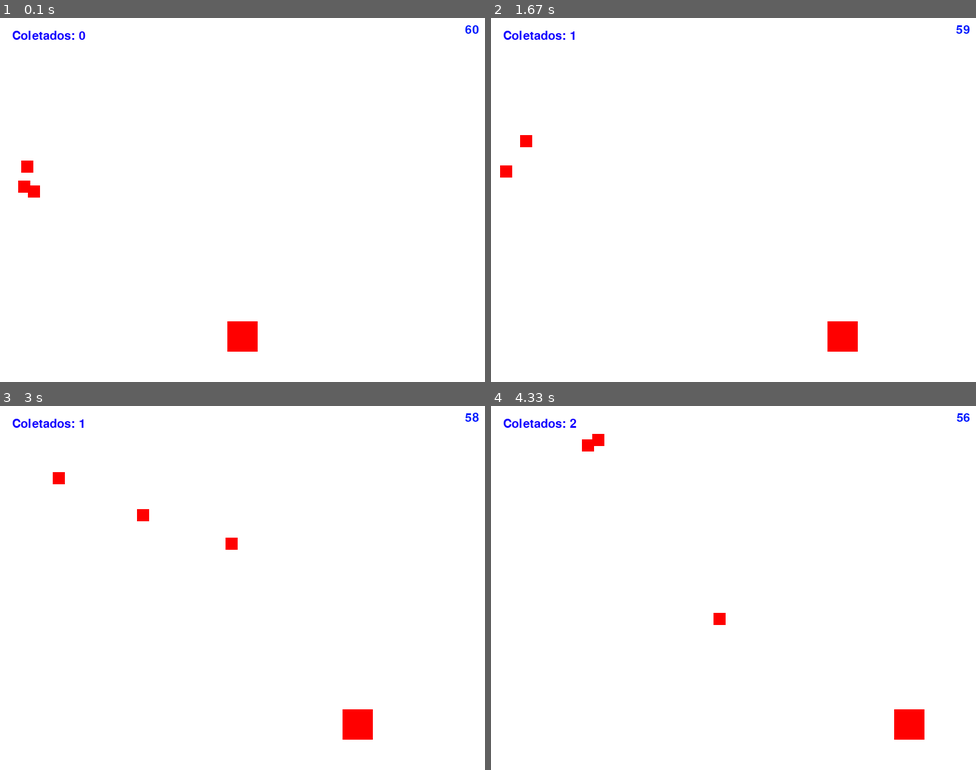
Above: before the commit, frames 1-4 (two rows, left to right).
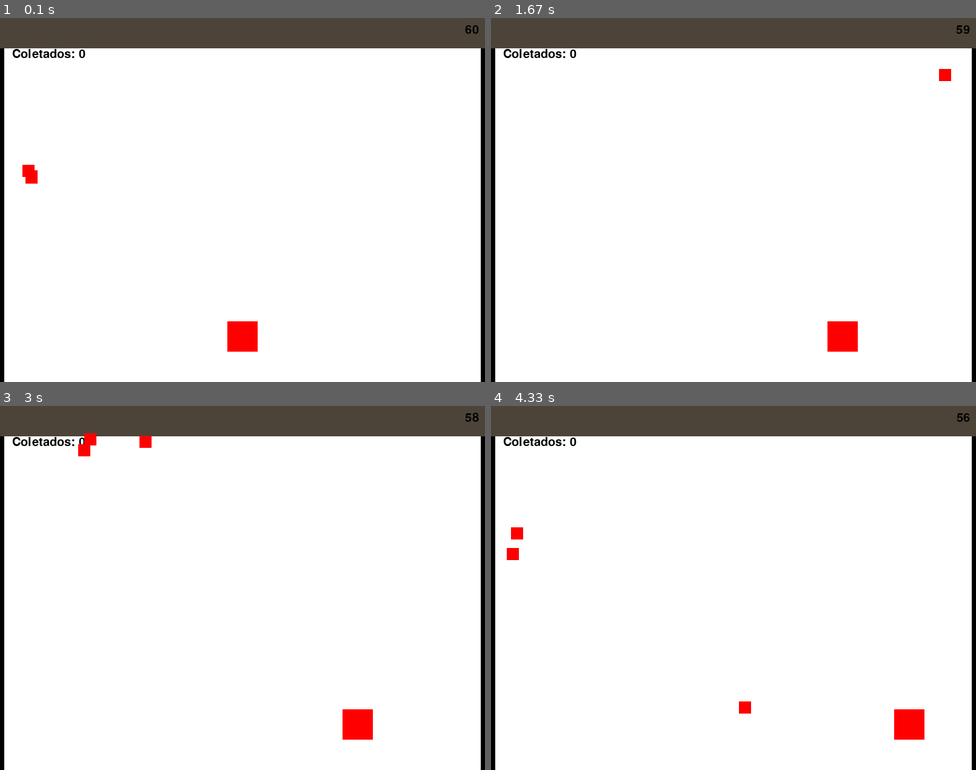
Above: after the commit, the same moments.

Repository: WesleyGCO/Pizza-Panic
Game: pygame game, started from src/main.py
The game is run twice, just before and just after one commit, with the same random seed, the same clock (stepped at 60 frames per second) and the same inputs.
Inputs:
- Up to frame 1 (0.1 s): no input
- Up to frame 2 (1.67 s): hold Right 0.33-0.8 s; hold Right 0.83-1.3 s; hold Left from 1.33 s (still down)
- Up to frame 3 (3 s): release Left at 1.87 s; hold Left 1.9-2.3 s; hold Right 2.33-2.97 s
- Up to frame 4 (4.33 s): hold Left 3-3.47 s; hold Right 3.5-3.97 s; hold Right from 4 s (still down)

The runs differ from the first frame. In frame 1, 10% of the frame differs, in the area x 0-100%, y 0-100%; in frame 2, 10%; in frame 3, 11%; in frame 4, 11%.

Commit message:
Alterando classes para trabalhar com serviços

Diff:
--- a/src/entities/Jogo.py
+++ b/src/entities/Jogo.py
@@ -1,10 +1,14 @@
 import pygame, random
 from entities.ItemRuim import ItemRuim
 from entities.Personagem import Personagem
+from servicos.gerenciamentoItens_servico import GerenciamentoItens_Servico
+from servicos.tempo_servico import Tempo_Servico
+from servicos.jogo_servico import Jogo_Servico
 
 class Jogo:
     def __init__(self):
-        # Configurações da janela
+
+        # Configuraçõe s da janela
         self.screen_width = 800
         self.screen_height = 600
 
@@ -14,18 +18,8 @@
         # Seta o nopme do título
         pygame.display.set_caption("Pizza Panic")
 
-        # Posição do text de contador
-        self.posicao_x_texto = 20
-        self.posicao_y_texto = 50
-
-        # Seta o tempo inicial
-        self.tempo_inicial = 60
-
-        # Seta o clock
-        self.relogio = pygame.time.Clock()
-
-        # Seta o valor da gravidade
-        self.gravidade = 0.20
+        self.jogo_servico = Jogo_Servico()
+        self.configuracao_geral()
 
         # Cria a variável se jogo está rodando ou não
         self.is_running = False
@@ -34,6 +28,9 @@
         # Inicializa o Pygame
         pygame.init()
 
+        self.gerenciamentoItens_servico = GerenciamentoItens_Servico()
+        self.tempo_servico = Tempo_Servico()
+
         # Inicia uma fonte que podemos utilizar dentro do código
         self.fonte = pygame.font.Font(None, 30)
 
@@ -41,9 +38,9 @@
         self.personagem = Personagem(cor=(255, 0, 0), tamanho_x = 50, tamanho_y = 50, velocidade = 5, posicao_x = 375, posicao_y = 500)
 
         # Cria o itemRuim
-        self.itemRuim = ItemRuim(0, 300, random.uniform(5, 10), random.uniform(-5, -15))  # Velocidade horizontal inicial aleatória
-        self.itemRuim2 = ItemRuim(0, 300, random.uniform(5, 10), random.uniform(-5, -15))  # Velocidade horizontal inicial aleatória
-        self.itemRuim3 = ItemRuim(0, 300, random.uniform(5, 10), random.uniform(-5, -15))  # Velocidade horizontal inicial aleatória
+        self.itemRuim = self.gerenciamentoItens_servico.criar_item()
+        self.itemRuim2 = self.gerenciamentoItens_servico.criar_item()
+        self.itemRuim3 = self.gerenciamentoItens_servico.criar_item()
 
         # Variável para controlar a execução do jogo
         self.is_running = True
@@ -74,21 +71,21 @@
 
     def update(self):
         # Verificar colisão entre personagem e item ruim
-        if self.checa_colisao_ruim(self.personagem, self.itemRuim):
+        if self.gerenciamentoItens_servico.checa_colisao(self.personagem, self.itemRuim):
             # Contagem para a coleta de item
             self.personagem.coletar_item(self.itemRuim)
             # Reinicia a posição do item
             self.itemRuim.reinicia()
 
         # Verificar colisão entre personagem e item ruim2
-        if self.checa_colisao_ruim(self.personagem, self.itemRuim2):
+        if self.gerenciamentoItens_servico.checa_colisao(self.personagem, self.itemRuim2):
             # Contagem para a coleta de item
             self.personagem.coletar_item(self.itemRuim2)
             # Reinicia a posição do item
             self.itemRuim2.reinicia()
 
         # Verificar colisão entre personagem e item ruim
-        if self.checa_colisao_ruim(self.personagem, self.itemRuim3):
+        if self.gerenciamentoItens_servico.checa_colisao(self.personagem, self.itemRuim3):
             # Contagem para a coleta de item
             self.personagem.coletar_item(self.itemRuim3)
             # Reinicia a posição do item
@@ -98,23 +95,31 @@
         # Renderiza o estado do jogo na tela
         self.screen.fill((255, 255, 255))
 
+        self.jogo_servico.menu_borda(self.screen, self.screen_width, self.screen_width)
+
         # Desenha o personagem na tela
         self.personagem.desenhar(self.screen)
 
         # Atualiza o contador
-        self.atualizar_contador()
+        self.tempo_servico.atualizar_contador(self.screen, self.personagem, self.posicao_x_texto, self.posicao_y_texto, self.fonte)
 
         # Contagem regressiva
-        self.contagem_regressiva()
+        self.tempo_servico.contagem_regressiva(self.screen, self.tempo_inicial, self.screen_width, self.fonte)
 
         # Desenha os itens na tela
-        self.desenhar_item()
+        self.gerenciamentoItens_servico.desenhar_item(self.itemRuim, self.screen)
+        self.gerenciamentoItens_servico.desenhar_item(self.itemRuim2, self.screen)
+        self.gerenciamentoItens_servico.desenhar_item(self.itemRuim3, self.screen)
 
         # Seta o movimento parabólico do item
-        self.movimento_item()
+        self.gerenciamentoItens_servico.movimento_item(self.itemRuim, self.gravidade)
+        self.gerenciamentoItens_servico.movimento_item(self.itemRuim2, self.gravidade)
+        self.gerenciamentoItens_servico.movimento_item(self.itemRuim3, self.gravidade)
 
         # Reinicia a posição do item
-        self.reinicia_item()
+        self.gerenciamentoItens_servico.reinicia_item(self.itemRuim)
+        self.gerenciamentoItens_servico.reinicia_item(self.itemRuim2)
+        self.gerenciamentoItens_servico.reinicia_item(self.itemRuim3)
 
         pygame.display.flip()
         self.relogio.tick(60)
@@ -123,54 +128,16 @@
         # Limpa recursos alocados pelo jogo
         pygame.quit()
 
-    def checa_colisao_ruim(self, personagem, itemRuim):
-        # Verificar colisão entre dois objetos
-        return (personagem.posicao_x < itemRuim.x + itemRuim.largura and
-                personagem.posicao_x + personagem.tamanho_x > itemRuim.x and
-                personagem.posicao_y < itemRuim.y + itemRuim.largura and
-                personagem.posicao_y + personagem.tamanho_y > itemRuim.y)
+    def configuracao_geral(self):
+        # Posição do text de contador
+        self.posicao_x_texto = 20
+        self.posicao_y_texto = 50
 
-    def atualizar_contador(self):
-        # Obtém a quantidade de itens coletados
-        quantidade_itens_coletados = self.personagem.itens_coletados
+        # Seta o tempo inicial
+        self.tempo_inicial = 60
 
-        # Desenha a quantidade de itens coletados na tela
-        texto_itens_coletados = f"Coletados: {quantidade_itens_coletados}"
+        # Seta o valor da gravidade
+        self.gravidade = 0.20
 
-        # Cria a superfície do texto
-        superficie_texto = self.fonte.render(texto_itens_coletados, True, (17, 0, 255))
-        self.screen.blit(superficie_texto, (self.posicao_x_texto, self.posicao_x_texto))
-
-    def contagem_regressiva(self):
-        # Cria o tempo atual
-        self.tempo_atual = pygame.time.get_ticks() // 1000
-        # Formata o tempo
-        self.tempo_formatado = "{:.0f}".format(max(0, self.tempo_inicial - self.tempo_atual))
-
-        # Cria a superfície para o relógio
-        self.superficie_texto_relogio = self.fonte.render(self.tempo_formatado, True, (0, 26, 255))
-        # Cria o timer na tela
-        self.screen.blit(self.superficie_texto_relogio, (self.screen_width - self.superficie_texto_relogio.get_width() - 10, 10))
-
-    def desenhar_item(self):
-        # Desenha os itens
-        self.itemRuim.desenhar(self.screen)
-        self.itemRuim2.desenhar(self.screen)
-        self.itemRuim3.desenhar(self.screen)
-
-    def movimento_item(self):
-        # Dá movimento para os itens baseados na gravidade
-        self.itemRuim.movimento_parabolico(self.gravidade)
-        self.itemRuim2.movimento_parabolico(self.gravidade)
-        self.itemRuim3.movimento_parabolico(self.gravidade)
-
-    def reinicia_item(self):
-        # Reinicia os itens de acordo com o eixo y
-        if self.itemRuim.y > 600:
-            self.itemRuim.reinicia()
-
-        if self.itemRuim2.y > 600:
-            self.itemRuim2.reinicia()
-
-        if self.itemRuim3.y > 600:
-            self.itemRuim3.reinicia()
+        # Seta o clock
+        self.relogio = pygame.time.Clock()
